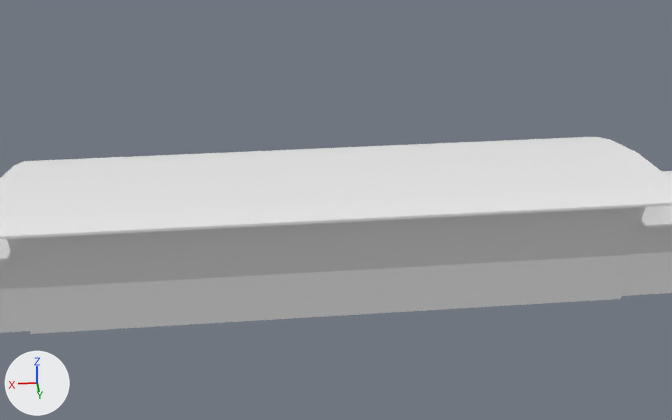
A saved change to the Blender file blender/VVNB-International-Terminal.blend.
Before and after are seen from a 50 mm lens placed at (23.6, 230.6, 162.6), pointed at (0.3, 5.7, 40.9). The lights are fixed; the arrows at lower left show +X, +Y and +Z.

Script lines for the objects in view, before the commit:
```python
me_cube = bpy.data.meshes.new('Cube')
me_cube.from_pydata(...)  # 155 vertices, 124 faces, 11 loose edges; spans x -1.01..1.01, y -3.54..0.5, z -0.01..2.71
me_cube.materials.append(mat_terminal)  # its picture is missing
ob_terminal = bpy.data.objects.new('Terminal', me_cube)
ob_terminal.location = (0.0, 0.0, 0.0)
ob_terminal.scale = (500.0, 20.0, 15.0)
```
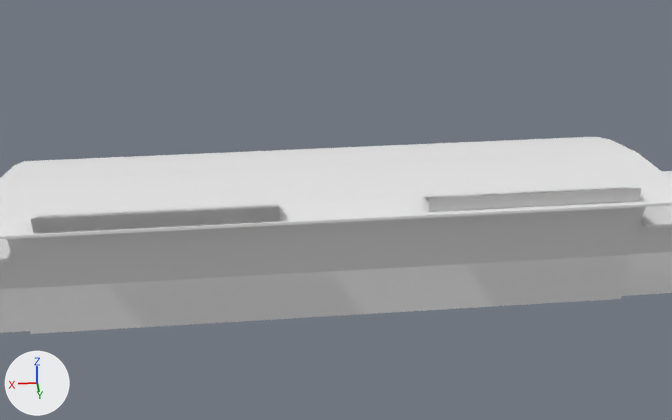
Commit message: Adding the name signs to the International Terminal

What changed in the scene script:
```text
Add mat_name_vn_material:
    mat_name_vn_material = diffuse_material('Name-VN-Material')
    mat_name_vn_material.base_color = (0.8, 0.8, 0.8)  # white #e7e7e7
Add mat_name_en_material:
    mat_name_en_material = diffuse_material('Name-EN-Material')
    mat_name_en_material.base_color = (0.8, 0.8, 0.8)  # white #e7e7e7
Add me_name_vn_mesh:
    me_name_vn_mesh.from_pydata([(-1.0, -2.33, -1.0), (-1.0, 1.67, -1.0), (-1.0, 1.67, 1.0), (1.0, -2.33, -1.0), (1.0, 1.67, -1.0), (1.0, 1.67, 1.0), (-1.0, 1.86, -0.84), (-1.0, 1.86, 1.16), (1.0, 1.86, -0.84), (1.0, 1.86, 1.16), (-1.0, 1.86, -0.84), (-1.0, 1.86, 1.16), (1.0, 1.86, -0.84), (1.0, 1.86, 1.16), (-1.0, -2.33, -1.0), (-1.0, 1.67, 1.0), (1.0, -2.33, -1.0), (1.0, 1.67, 1.0)], [], [(5, 2, 0, 3), (1, 2, 5, 4), (1, 0, 3, 4), (6, 7, 9, 8), (10, 12, 13, 11), (17, 16, 14, 15)])
    me_name_vn_mesh.materials.append(mat_name_vn_material)  # its picture is missing
Add me_name_en_mesh:
    me_name_en_mesh.from_pydata([(-1.0, -1.0, -1.0), (-1.0, 1.0, -1.0), (-1.0, 1.0, 1.0), (1.0, -1.0, -1.0), (1.0, 1.0, -1.0), (1.0, 1.0, 1.0), (-1.0, 0.99, -1.02), (-1.0, 0.99, 0.98), (1.0, 0.99, -1.02), (1.0, 0.99, 0.98), (-0.99, 1.03, -0.91), (-0.99, 1.03, 1.09), (1.01, 1.03, -0.91), (1.01, 1.03, 1.09), (-1.0, -1.0, -1.0), (-1.0, 1.0, 1.0), (1.0, -1.0, -1.0), (1.0, 1.0, 1.0)], [], [(5, 2, 0, 3), (1, 2, 5, 4), (1, 0, 3, 4), (6, 8, 9, 7), (10, 11, 13, 12), (17, 16, 14, 15)])
    me_name_en_mesh.materials.append(mat_name_en_material)  # its picture is missing
Add ob_name_vn:
    ob_name_vn = bpy.data.objects.new('Name-VN', me_name_vn_mesh)
    ob_name_vn.location = (48.5, 5.5, 42.6)
    ob_name_vn.rotation_euler = (-0.0414, 0.0, 0.0)  # degrees (-2.4, 0, 0)
    ob_name_vn.scale = (32.5, 2.17, 2.17)
Add ob_name_en:
    ob_name_en = bpy.data.objects.new('Name-EN', me_name_en_mesh)
    ob_name_en.location = (-55.1, 4.4, 42.6)
    ob_name_en.rotation_euler = (-0.0414, 0.0, 0.0)  # degrees (-2.4, 0, 0)
    ob_name_en.scale = (30.0, 4.0, 2.0)
```

Location of each change, [x1, y1, x2, y2] in pixels of the pictures (672 x 420 px):
'Name-VN', added
    after: [31, 205, 280, 233]
'Name-EN', added
    after: [424, 187, 641, 212]
